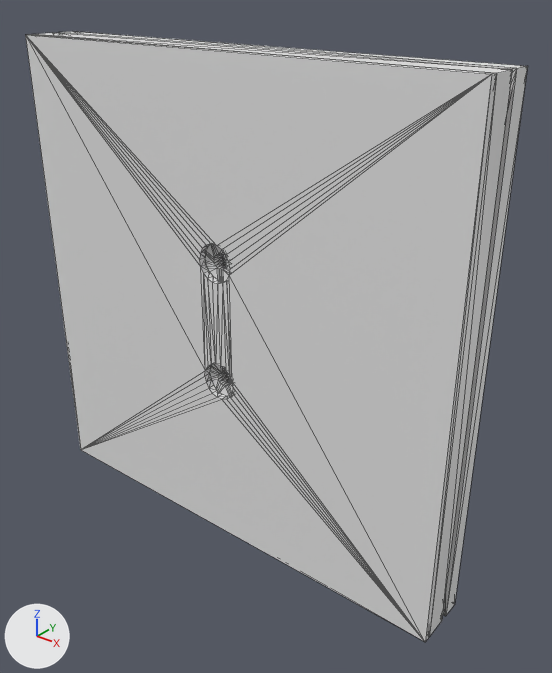
One commit to the OBJ model public/t-shape/rotor-mold.obj: the scene before it, then after it.
Both versions are drawn from a 50 mm camera at (371.0, -438.0, 250.0) aimed at (29.0, -10.0, -15.0). Every picture has the same lights, and +X, +Y and +Z are marked at lower left. Mesh edges are drawn as thin lines. Where no turn or scale is listed for an object, it has been applied to the vertices.

In view in the first picture: 'Rotor_Mold_Base', 'Rotor_Mold_Island', 'Rotor_Mold_Lid', 'Rotor_Mold_Magnet_Jig', 'Rotor_Mold_Surround'.
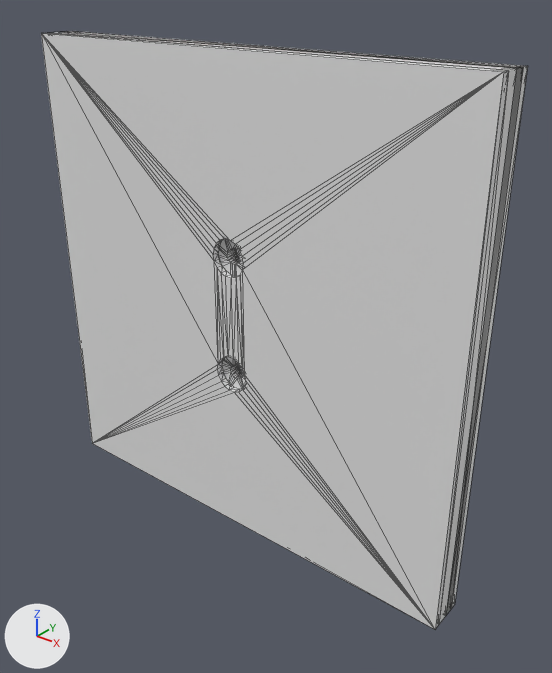
Changed parts and their boxes (x1, y1, x2, y2) in the pictures (552 x 673 px):
'Rotor_Mold_Lid', mesh moved
    before: (25, 34, 497, 642)
    after: (41, 33, 508, 629)
'Rotor_Mold_Surround', mesh moved
    before: (34, 33, 512, 637)
    after: (51, 32, 523, 624)
'Rotor_Mold_Island', mesh moved
    before: (205, 244, 233, 396)
    after: (218, 239, 246, 389)

The change, as a list of edits to the scene's bpy script:
```text
Change me_rotor_mold_island:
    where me_rotor_mold_island.from_pydata(...)  # 108 vertices, 220 faces; spans x -77.0..77.0, y -41.0..-31.0, z -76.0..76.0
    used by ob_rotor_mold_island; location = (0.0, 0.0, 0.0)
    me_rotor_mold_island part 1: the whole mesh is moved by (0.0, 15.0, 0.0)
Change me_rotor_mold_lid:
    where me_rotor_mold_lid.from_pydata(...)  # 80 vertices, 164 faces; spans x -200.0..200.0, y -47.0..-41.0, z -200.0..200.0
    used by ob_rotor_mold_lid; location = (0.0, 0.0, 0.0)
    me_rotor_mold_lid part 2: the whole mesh is moved by (0.0, 15.0, 0.0)
Change me_rotor_mold_surround:
    where me_rotor_mold_surround.from_pydata(...)  # 620 vertices, 1304 faces; spans x -200.0..200.0, y -41.0..-21.0, z -200.0..200.0
    used by ob_rotor_mold_surround; location = (0.0, 0.0, 0.0)
    me_rotor_mold_surround part 3: the whole mesh is moved by (0.0, 15.0, 0.0)
Remove ob_rotor_mold_magnet_jig:
    ob_rotor_mold_magnet_jig = bpy.data.objects.new('Rotor_Mold_Magnet_Jig', me_rotor_mold_magnet_jig)
    ob_rotor_mold_magnet_jig.location = (0.0, 0.0, 0.0)
```
